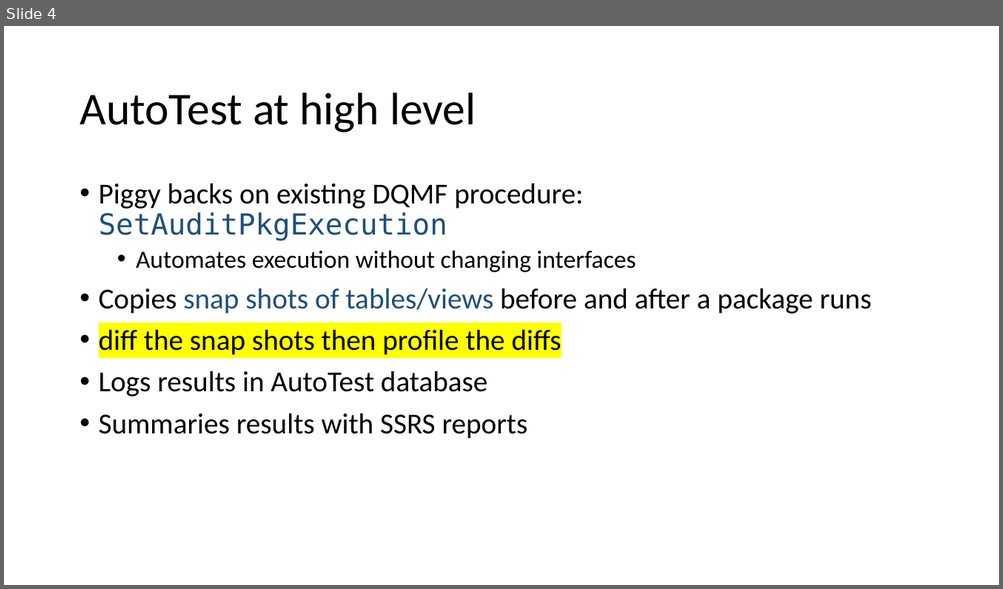
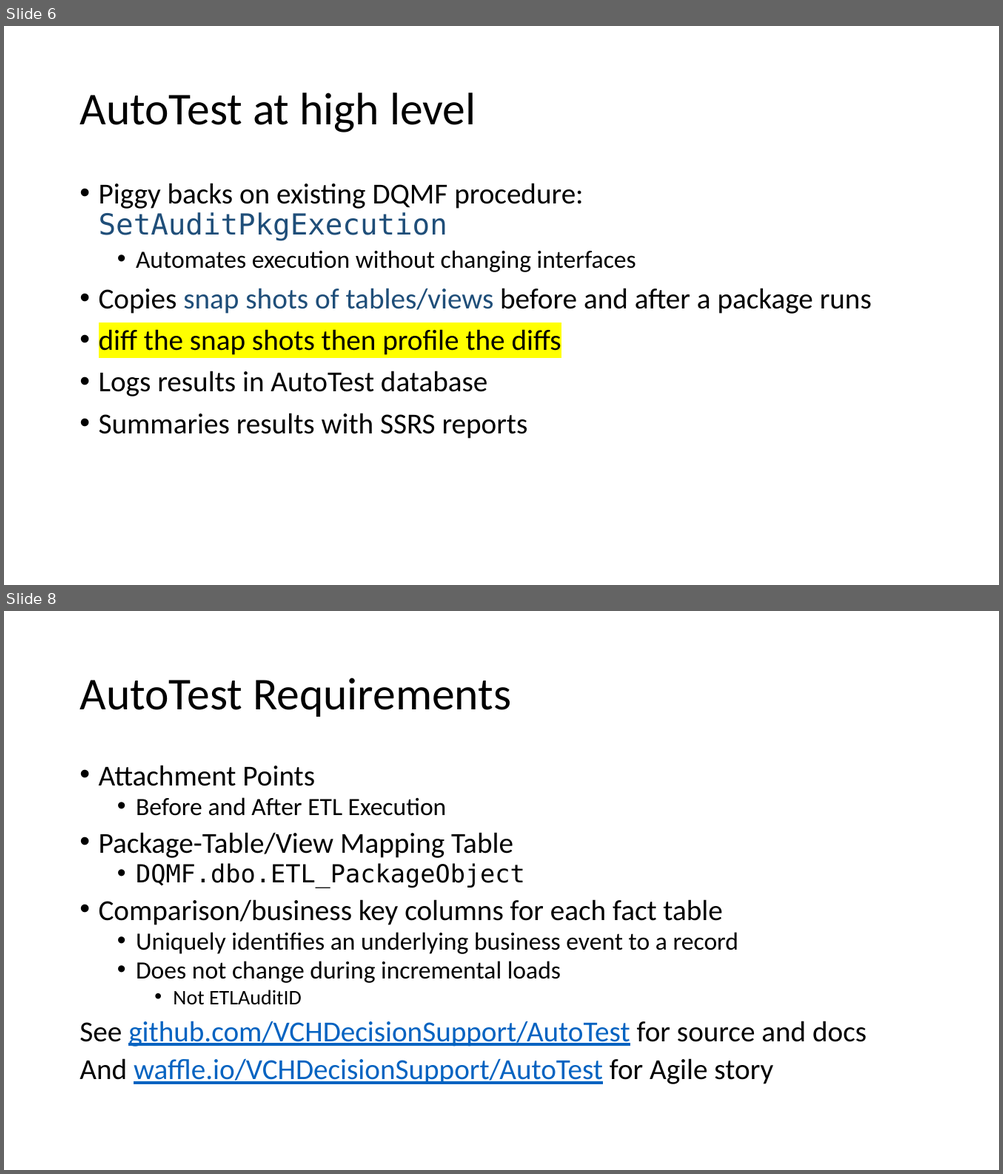
Before and after one commit to VCHDecisionSupport/MsSqlAutoTest, a slide deck: Documentation/AutoTest DevsPresentation.pptx. Shown one above the other, each under a label of ours: slide 4 before the commit, slides 6 and 8 after it; the slides between them are not shown. The pictures are 1003x589 and 1003x1174 pixels, drawn with LibreOffice and Linux fonts; fonts in the diff are those of the drawing. Boxes give left, top, right and bottom in pixels: in the first picture for what was removed or moved away, otherwise in the second. Text is boxed around its words. In the diff, an @@ line names an element or a change of style, - is before the commit and + after.

```diff
--- a/Documentation/AutoTest DevsPresentation.pptx
+++ b/Documentation/AutoTest DevsPresentation.pptx
@@ slide 8 added at bbox=[4, 611, 999, 1170], background #FFFFFF @@
@@ title added at bbox=[79, 678, 511, 717], 44 pt, text #000000 @@
+AutoTest Requirements
@@ text added at bbox=[79, 765, 866, 1085], 28 pt, text #000000 @@
+• Attachment Points
+  • Before and After ETL Execution
+• Package-Table/View Mapping Table
+  • DQMF.dbo.ETL_PackageObject
+• Comparison/business key columns for each fact table
+  • Uniquely identifies an underlying business event to a record
+  • Does not change during incremental loads
+    • Not ETLAuditID
+See github.com/VCHDecisionSupport/AutoTest for source and docs
+And waffle.io/VCHDecisionSupport/AutoTest for Agile story
@@ what was slide 4 is now slide 6 @@
```
Also in this commit, not shown: 2 slides changed, 1 other slide added, 2 other files.
